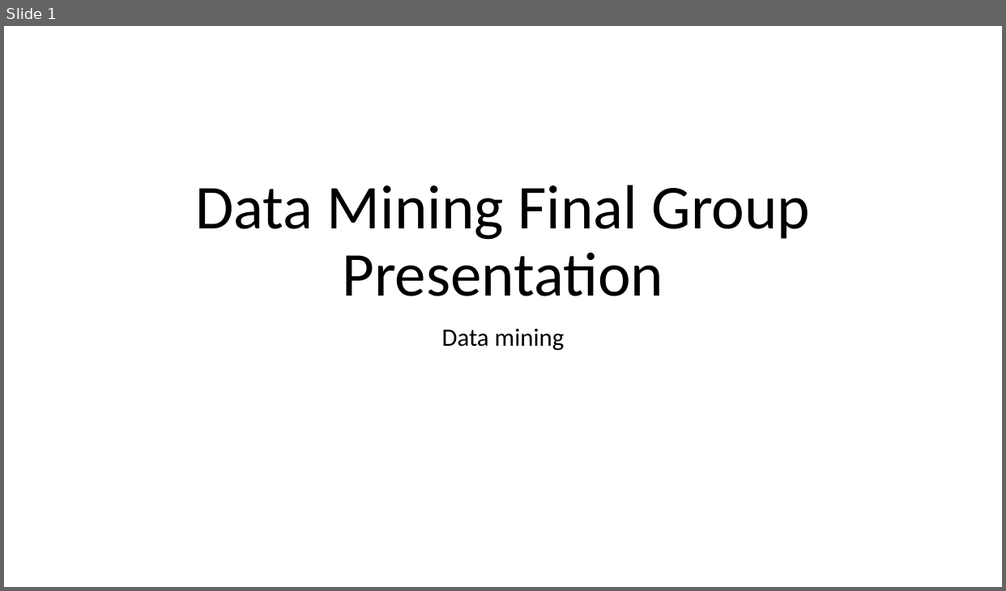
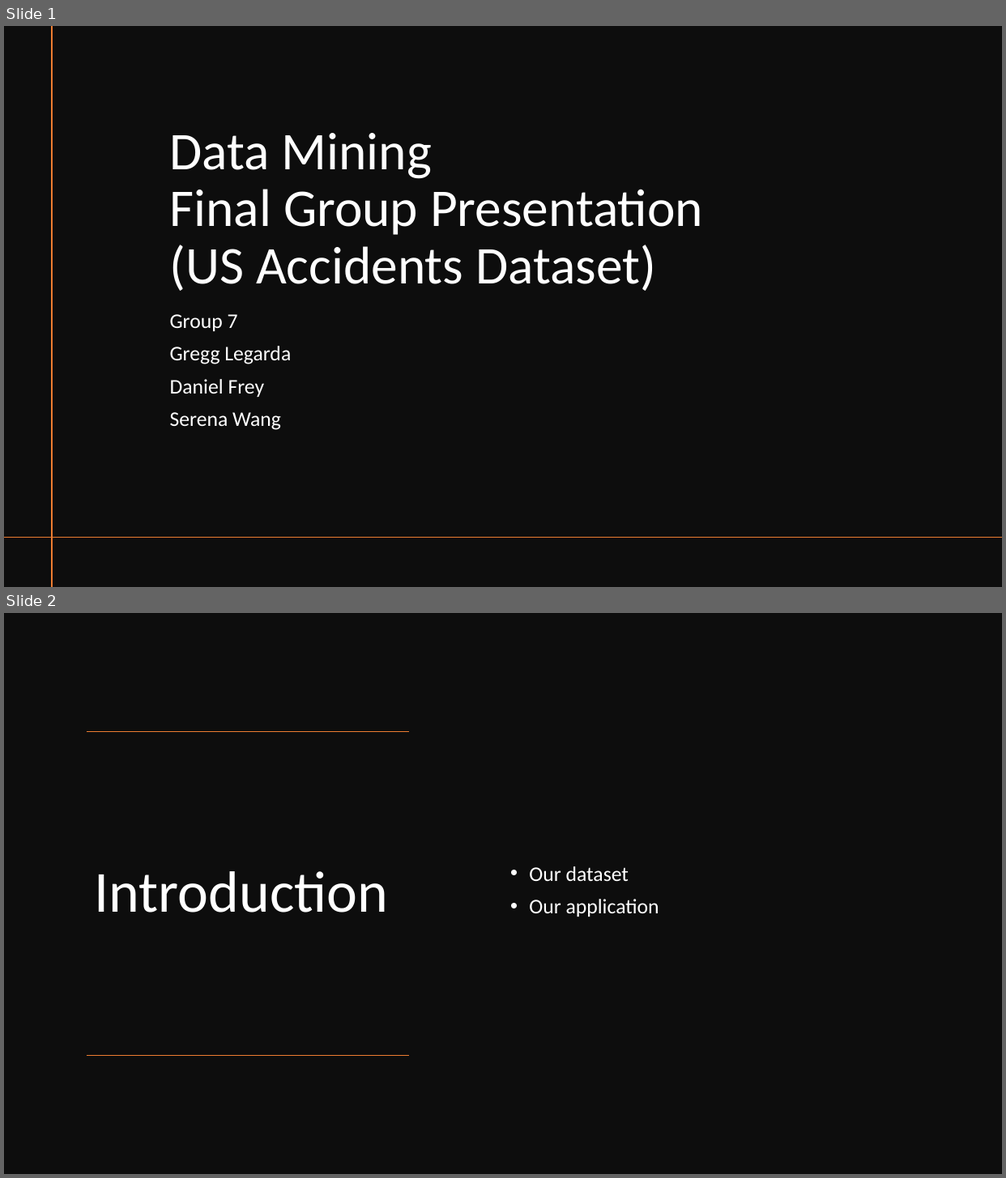
Before and after one commit to gregglegarda/Data-Analysis-and-Visualization-Tool, a slide deck: Final-Group-Presentation/Sample Final Group Presentation(Sve it as PDF).pptx. Shown one above the other, each under a label of ours: slide 1 before the commit, slides 1 and 2 after it. The pictures are 1006x591 and 1006x1178 pixels, drawn with LibreOffice and Linux fonts; fonts in the diff are those of the drawing. Boxes give left, top, right and bottom in pixels: in the first picture for what was removed or moved away, otherwise in the second. Text is boxed around its words. In the diff, an @@ line names an element or a change of style, - is before the commit and + after.

```diff
--- a/Final-Group-Presentation/Sample Final Group Presentation(Sve it as PDF).pptx
+++ b/Final-Group-Presentation/Sample Final Group Presentation(Sve it as PDF).pptx
@@ slide 2 added at (4,613,1002,1174), background #FFFFFF @@
@@ rectangle added at (4,613,1002,1174), fill #0D0D0D @@
@@ line added from (409, 732) to (87, 732), #ED7D31 1 pt @@
@@ title added at (95,871,388,913), 56 pt, text #FFFFFF @@
+Introduction
@@ text added at (529,867,659,917), 20 pt, text #FFFFFF @@
+• Our dataset
+• Our application
@@ line added from (409, 1055) to (87, 1055), #ED7D31 1 pt @@
@@ slide 1 changed as well @@
@@ rectangle added at (4,26,1002,587), fill #0D0D0D @@
@@ line added from (52, 26) to (52, 587), #ED7D31 1 pt @@
@@ title at (170,133,703,291): text changed; size 60 to 51 pt; text colour #000000 to #FFFFFF @@
-Data Mining Final Group Presentation
+Data Mining
+Final Group Presentation
+(US Accidents Dataset)
@@ subtitle at (170,314,291,430): text changed; size 24 to 20 pt; text colour #000000 to #FFFFFF @@
-Data mining
+Group 7
+Gregg Legarda
+Daniel Frey
+Serena Wang
@@ line added from (1002, 538) to (4, 538), #ED7D31 1 pt @@
```
Also in this commit, not shown: 4 other slides added.
